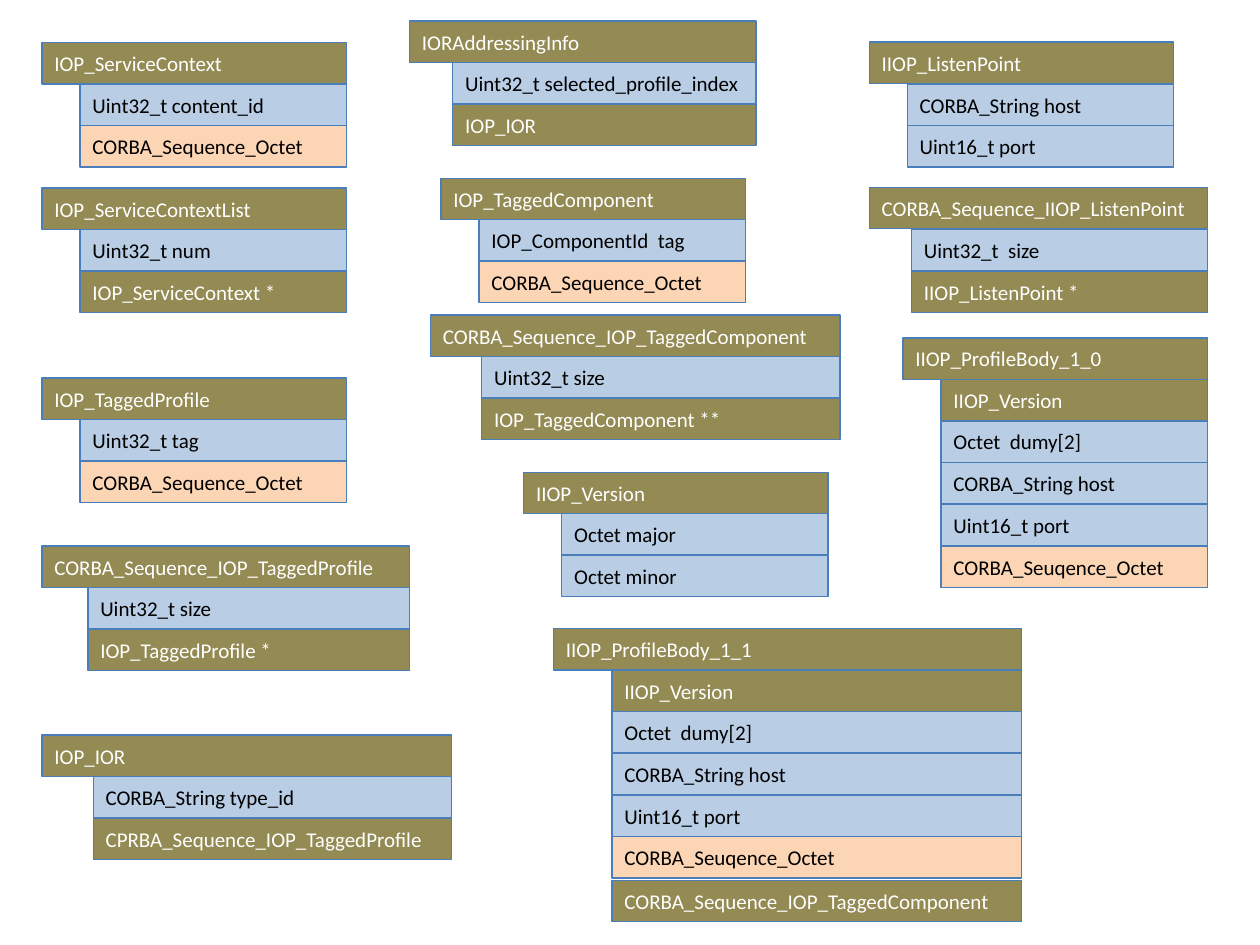
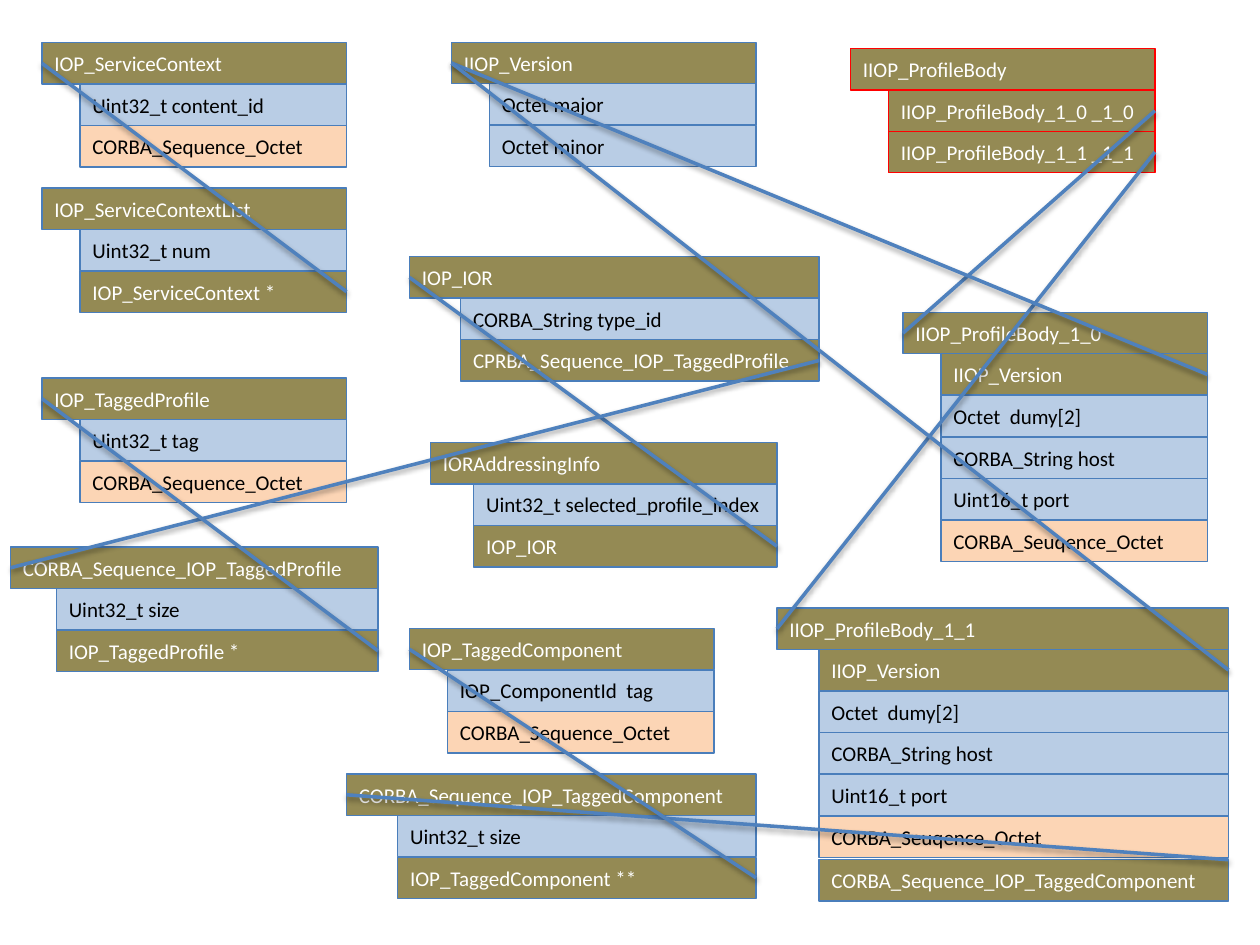
Before and after one commit to haraisao/OpenRTM-aist-C, a slide deck: slide 12 of doc/RtORB-struct-defs2.pptx (slide 9 before the commit). Drawn at 1260x945 pixels with LibreOffice and Linux fonts; fonts in the diff are those of the drawing. Boxes give left, top, right and bottom in pixels: in the first picture for what was removed or moved away, otherwise in the second. Text is boxed around its words. In the diff, an @@ line names an element or a change of style, - is before the commit and + after.

```diff
--- a/doc/RtORB-struct-defs2.pptx
+++ b/doc/RtORB-struct-defs2.pptx
@@ rectangle "IIOP_Version": place and size @@
-rectangle "IIOP_Version" at (524, 472, 829, 514)
+rectangle "IIOP_Version" at (451, 43, 756, 84)
@@ rectangle "IIOP_ProfileBody": place and size @@
-rectangle "IIOP_ProfileBody" at (869, 42, 1174, 83)
+rectangle "IIOP_ProfileBody" at (850, 49, 1155, 91)
@@ rectangle "IIOP_ProfileBody" at (850, 49, 1155, 91): outline #4B7EBC 0.75 pt to #FF0000 0.75 pt @@
@@ line added from (346, 292) to (42, 63), #4F81BD 2 pt @@
@@ line added from (1207, 374) to (451, 63), #4F81BD 2 pt @@
@@ line added from (1228, 670) to (451, 63), #4F81BD 2 pt @@
@@ rectangle "Octet major": place and size @@
-rectangle "Octet major" at (562, 514, 828, 556)
+rectangle "Octet major" at (490, 83, 756, 125)
@@ text in rectangle at (863, 62, 1007, 81): text changed @@
-IIOP_ListenPoint
+IIOP_ProfileBody
@@ rectangle added at (888, 89, 1154, 131), fill #948A54, outline #FF0000 0.75 pt, 12 pt, text #FFFFFF @@
+IIOP_ProfileBody_1_0 _1_0
@@ rectangle removed at (907, 84, 1173, 126) @@
-CORBA_String host
@@ line added from (1155, 111) to (903, 333), #4F81BD 2 pt @@
@@ rectangle "Octet minor": place and size @@
-rectangle "Octet minor" at (562, 556, 828, 597)
+rectangle "Octet minor" at (490, 125, 756, 166)
@@ rectangle added at (888, 131, 1154, 173), fill #948A54, outline #FF0000 0.75 pt, 12 pt, text #FFFFFF @@
+IIOP_ProfileBody_1_1 _1_1
@@ rectangle removed at (907, 126, 1173, 168) @@
-Uint16_t port
@@ line added from (1155, 152) to (777, 629), #4F81BD 2 pt @@
@@ rectangle removed at (869, 188, 1207, 229) @@
-CORBA_Sequence_IIOP_ListenPoint
@@ rectangle removed at (911, 229, 1207, 271) @@
-Uint32_t size
@@ rectangle "IOP_IOR": place and size @@
-rectangle "IOP_IOR" at (42, 735, 451, 776)
+rectangle "IOP_IOR" at (410, 257, 819, 299)
@@ line added from (777, 547) to (410, 277), #4F81BD 2 pt @@
@@ rectangle "CORBA_String type_id": place and size @@
-rectangle "CORBA_String type_id" at (93, 776, 451, 818)
+rectangle "CORBA_String type_id" at (461, 299, 819, 340)
@@ rectangle removed at (911, 271, 1207, 312) @@
-IIOP_ListenPoint *
@@ rectangle "CPRBA_Sequence_IOP_TaggedProfile": place and size @@
-rectangle "CPRBA_Sequence_IOP_TaggedProfile" at (93, 818, 451, 859)
+rectangle "CPRBA_Sequence_IOP_TaggedProfile" at (461, 340, 819, 382)
@@ line added from (819, 360) to (10, 568), #4F81BD 2 pt @@
@@ line added from (378, 651) to (42, 398), #4F81BD 2 pt @@
@@ 3 rectangles: place and size @@
-3 rectangles at (410, 21, 756, 146)
+3 rectangles at (431, 442, 777, 567)
@@ 6 rectangles: place and size @@
-6 rectangles at (903, 338, 1208, 587)
+6 rectangles at (903, 312, 1208, 562)
@@ rectangle "IIOP_ProfileBody_1_1": place and size @@
-rectangle "IIOP_ProfileBody_1_1" at (553, 629, 1021, 670)
+rectangle "IIOP_ProfileBody_1_1" at (777, 609, 1228, 650)
@@ 3 rectangles: place and size @@
-3 rectangles at (42, 546, 410, 670)
+3 rectangles at (10, 547, 378, 672)
@@ line added from (756, 878) to (410, 649), #4F81BD 2 pt @@
@@ 3 rectangles: place and size @@
-3 rectangles at (441, 179, 746, 304)
+3 rectangles at (410, 629, 714, 753)
@@ line added from (1228, 859) to (346, 795), #4F81BD 2 pt @@
@@ 3 rectangles: place and size @@
-3 rectangles at (431, 315, 840, 440)
+3 rectangles at (346, 774, 756, 898)
@@ 6 rectangles: place and size @@
-6 rectangles at (612, 670, 1022, 922)
+6 rectangles at (819, 649, 1228, 901)
```
Also in this commit, not shown: 7 other slides changed, 3 slides added, 10 other files.
